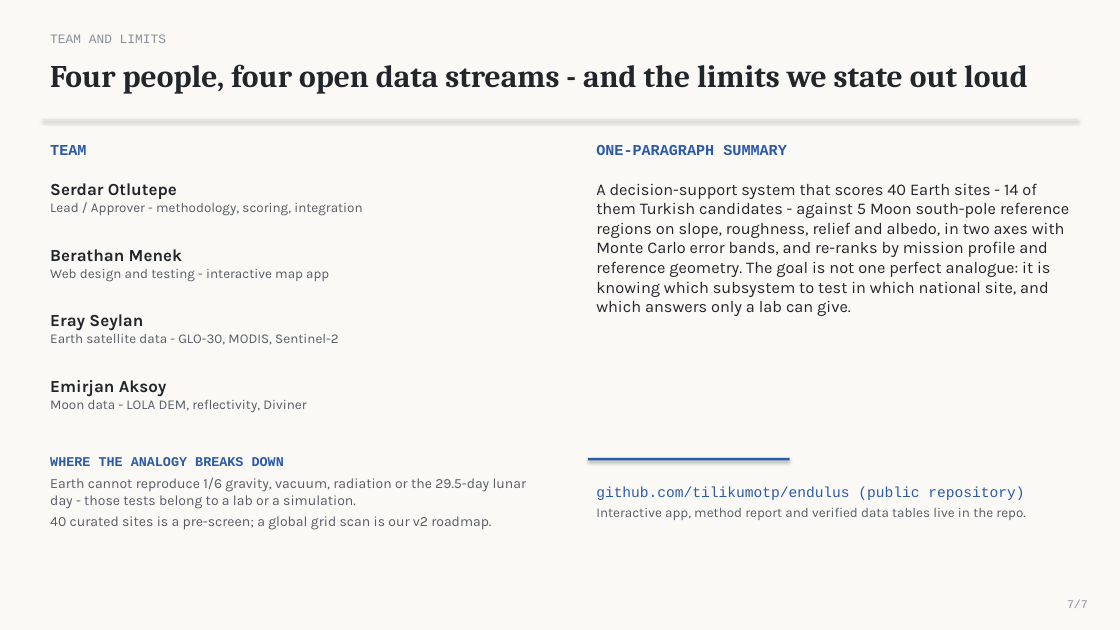
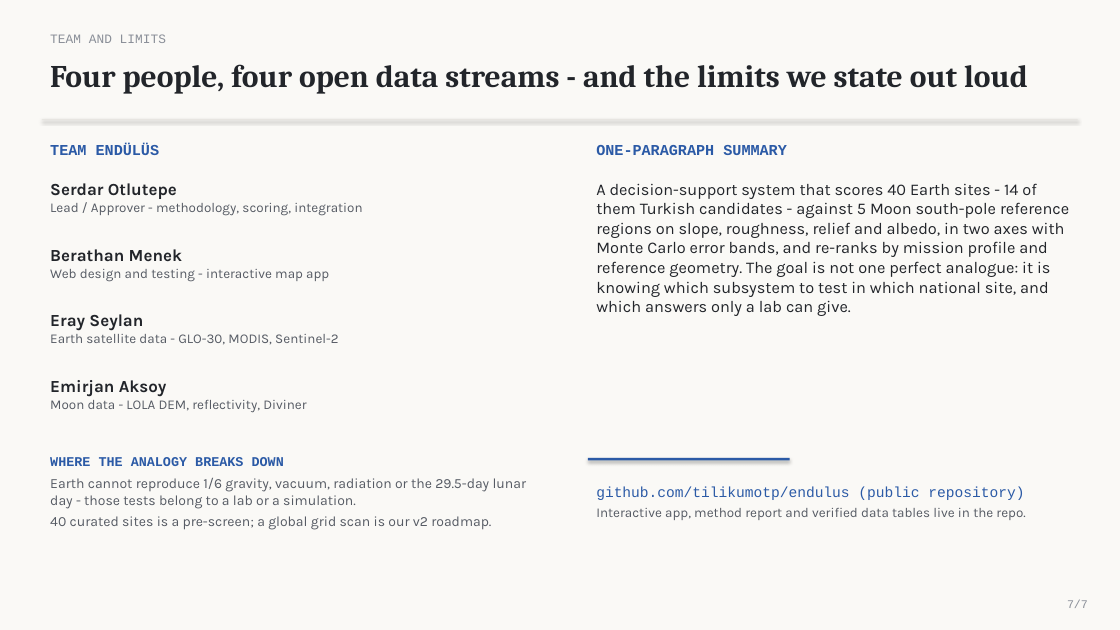
Before and after one commit to tilikumotp/endulus, a slide deck: slide 7 of report/nasa_submission_7slides.pptx. Drawn at 1120x630 pixels with LibreOffice and Linux fonts; fonts in the diff are those of the drawing. Boxes give left, top, right and bottom in pixels: in the first picture for what was removed or moved away, otherwise in the second. Text is boxed around its words. In the diff, an @@ line names an element or a change of style, - is before the commit and + after.

Commit message:
submission: align deck and live app with Project Submission Guide
Deck: team name added (cover kicker and slide 7) per the guide's demo checklist (team name, member names, challenge). Project page text (report/submission/project_page_en.md): Project Name aligned to the deck cover ('Moon Analogue Scorer') and the demo link TODO replaced with the real anonymous-accessible 7-slide PPTX link. Live app defaults to English (useState 'en', English HTML title/lang) so judges see English on first open; the Turkish toggle remains. Page build verified locally before push.

```diff
--- a/report/nasa_submission_7slides.pptx
+++ b/report/nasa_submission_7slides.pptx
@@ text at (50,144,160,155): text changed @@
-TEAM
+TEAM ENDÜLÜS
```
Also in this commit, not shown: 1 other slide changed, 10 other files.
